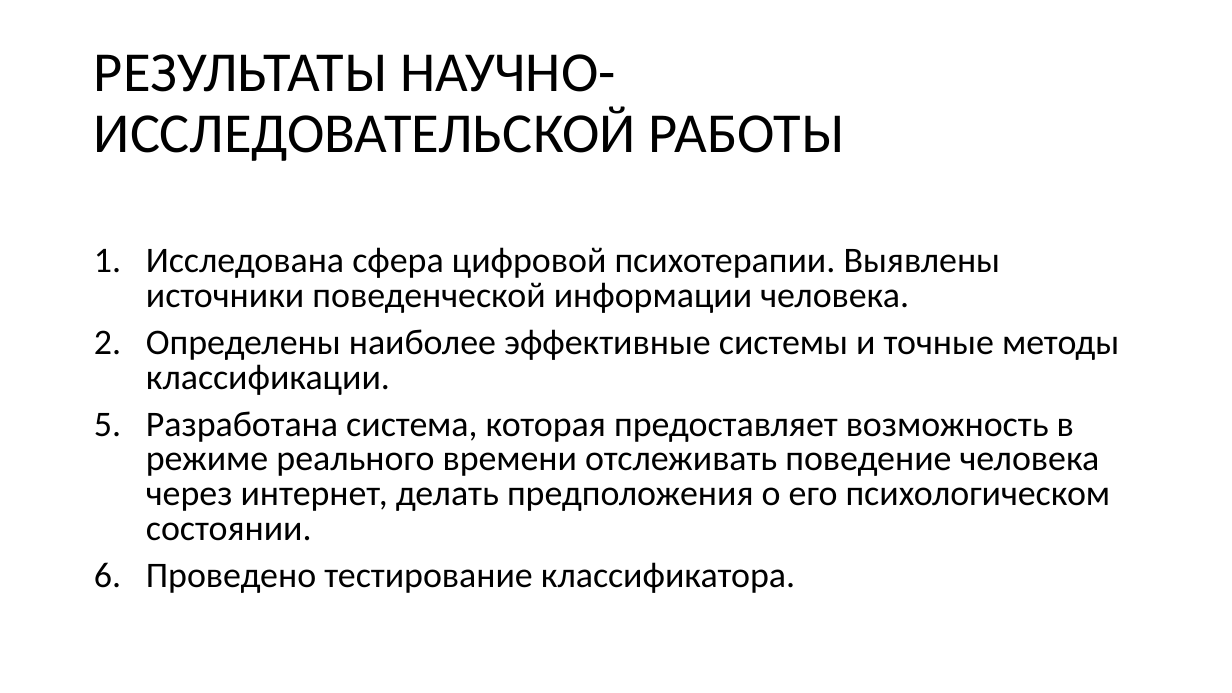
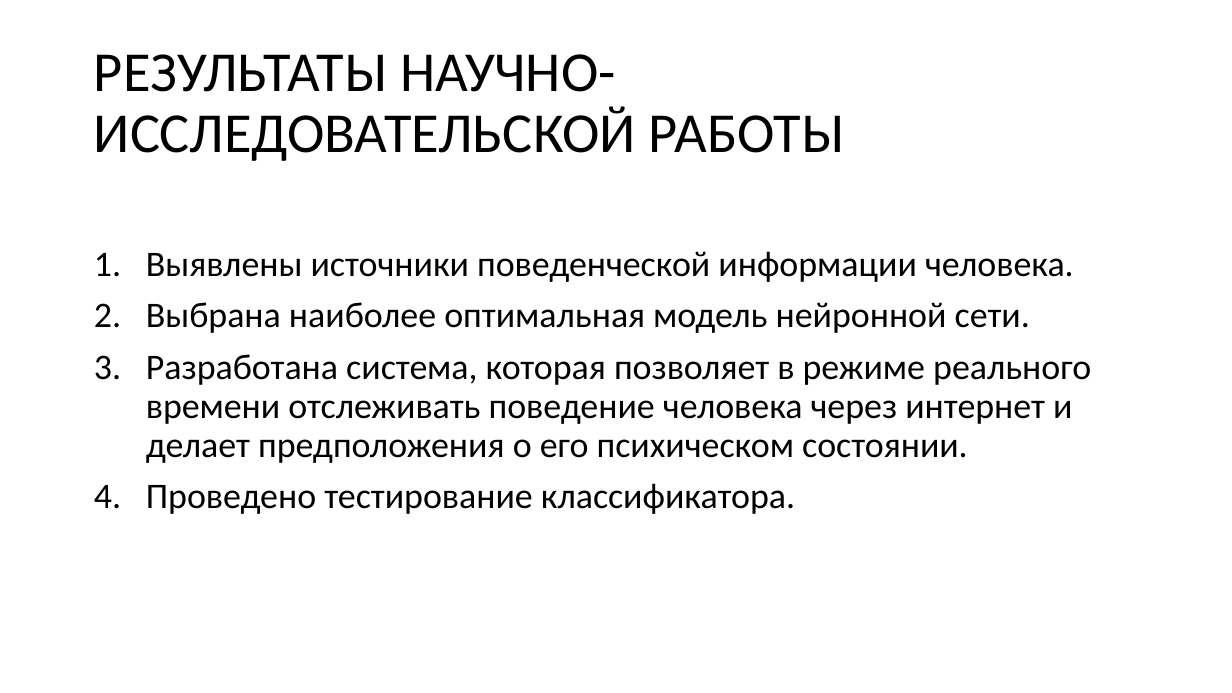
Before and after one commit to Wideweb/-digital-psychology-docs, a slide deck: slide 10 of Алькевич А.С/Презентация.pptx. Drawn at 1232x693 pixels with LibreOffice and Linux fonts; fonts in the diff are those of the drawing. Boxes give left, top, right and bottom in pixels: in the first picture for what was removed or moved away, otherwise in the second. Text is boxed around its words. In the diff, an @@ line names an element or a change of style, - is before the commit and + after.

```diff
--- a/Алькевич А.С/Презентация.pptx
+++ b/Алькевич А.С/Презентация.pptx
@@ text at (146, 251, 1091, 463): text changed @@
-1. Исследована сфера цифровой психотерапии. Выявлены источники поведенческой информации человека.
-2. Определены наиболее эффективные системы и точные методы классификации.
-3. Разработана система, которая предоставляет возможность в режиме реального времени отслеживать поведение человека через интернет, делать предположения о его психологическом состоянии.
+1. Выявлены источники поведенческой информации человека.
+2. Выбрана наиболее оптимальная модель нейронной сети.
+3. Разработана система, которая позволяет в режиме реального времени отслеживать поведение человека через интернет и делает предположения о его психическом состоянии.
@@ text at (146, 483, 795, 514): line spacing 0.8 to 0.9 @@
```
Also in this commit, not shown: 6 other slides changed, 1 slide added, 1 slide removed, 10 other files.
